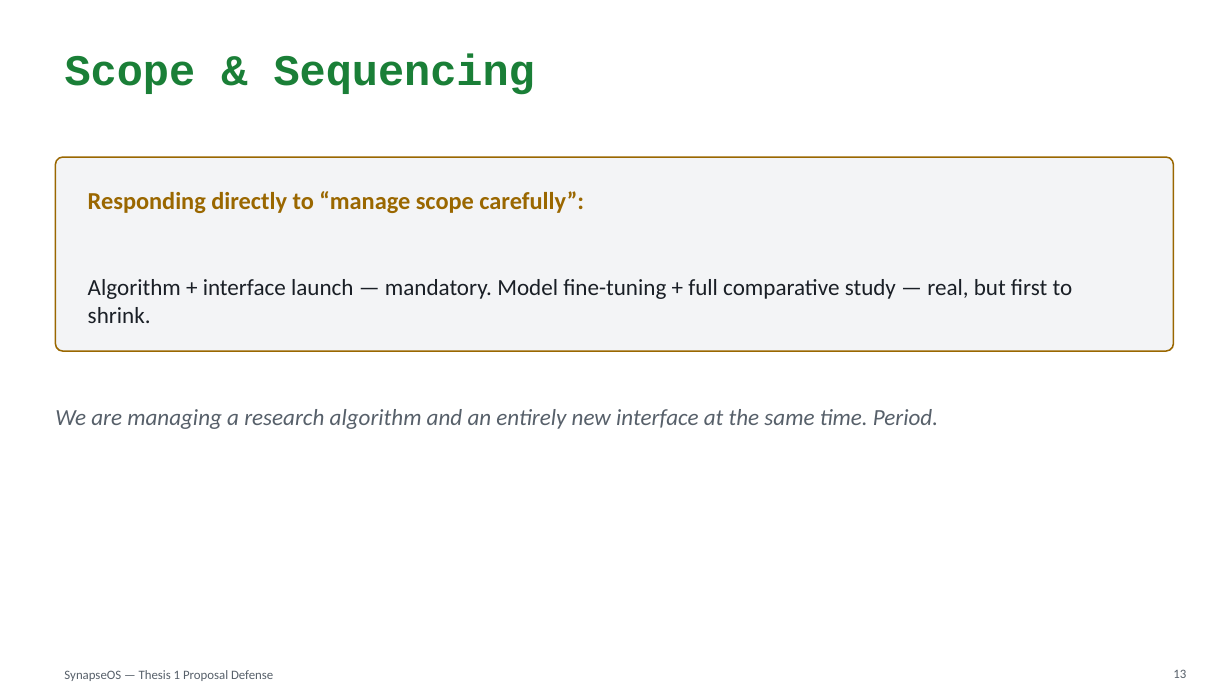
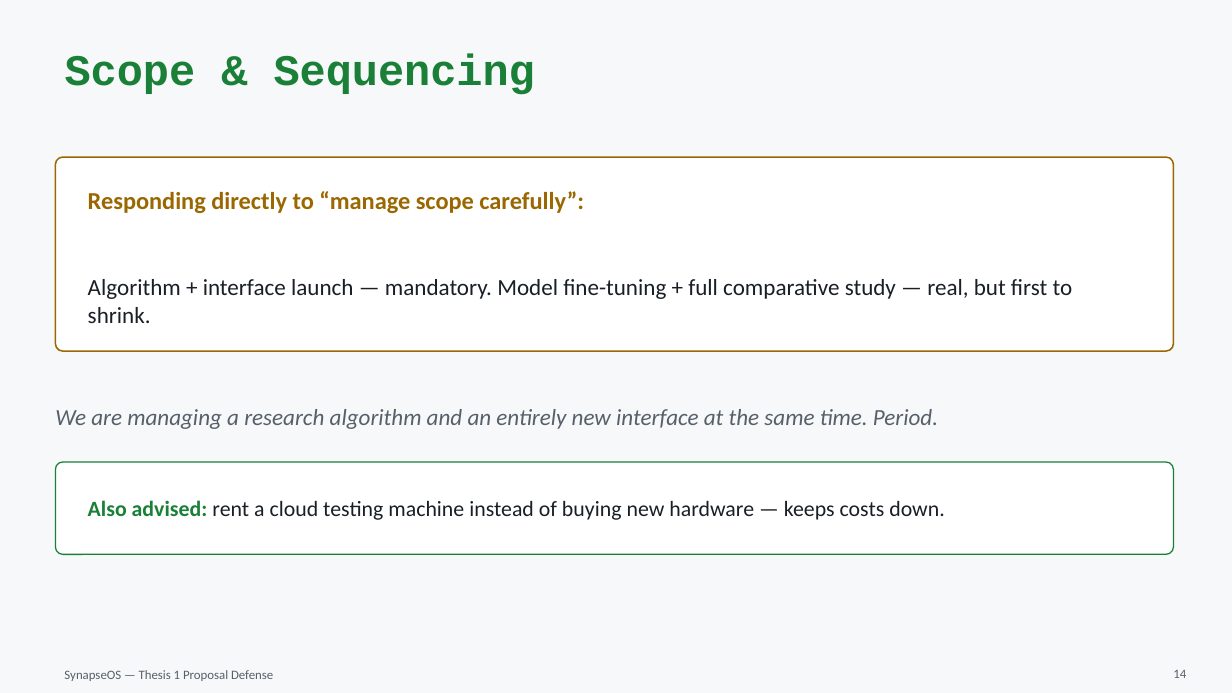
Before and after one commit to willardcsoriano/thesis, a slide deck: slide 14 of thesis 1/defense/SynapseOS_Proposal_Defense.pptx (slide 13 before the commit). Drawn at 1232x693 pixels with LibreOffice and Linux fonts; fonts in the diff are those of the drawing. Boxes give left, top, right and bottom in pixels: in the first picture for what was removed or moved away, otherwise in the second. Text is boxed around its words. In the diff, an @@ line names an element or a change of style, - is before the commit and + after.

```diff
--- a/thesis 1/defense/SynapseOS_Proposal_Defense.pptx
+++ b/thesis 1/defense/SynapseOS_Proposal_Defense.pptx
@@ background #FFFFFF to #F6F8FA @@
@@ rounded rectangle added at bbox=[55, 462, 1174, 555], fill #FFFFFF, outline #1A7F37 1 pt @@
@@ text added at bbox=[88, 500, 945, 520], 17 pt, text #1A1F26 @@
+Also advised: rent a cloud testing machine instead of buying new hardware — keeps costs down.
@@ page number at bbox=[1173, 670, 1186, 678]: text changed @@
-13
+14
```
Also in this commit, not shown: 17 other slides changed, 1 slide added, 3 other files.
